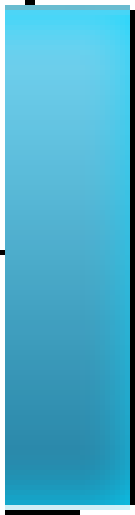
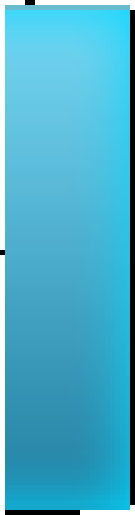
Comparing the layer stacks of the two (135, 515) images. Changes:
hid group "Bryan" (5 layers) over 5, 10, 130, 510
added group "Kory V2" with 5 layers above "Background" over 5, 10, 130, 510
added layer "Nine Patch copy" in group "Kory V2" over 5, 10, 130, 510
added layer "Default" (3rd of 3, in "Kory V2") in group "Kory V2" over 5, 10, 130, 510
